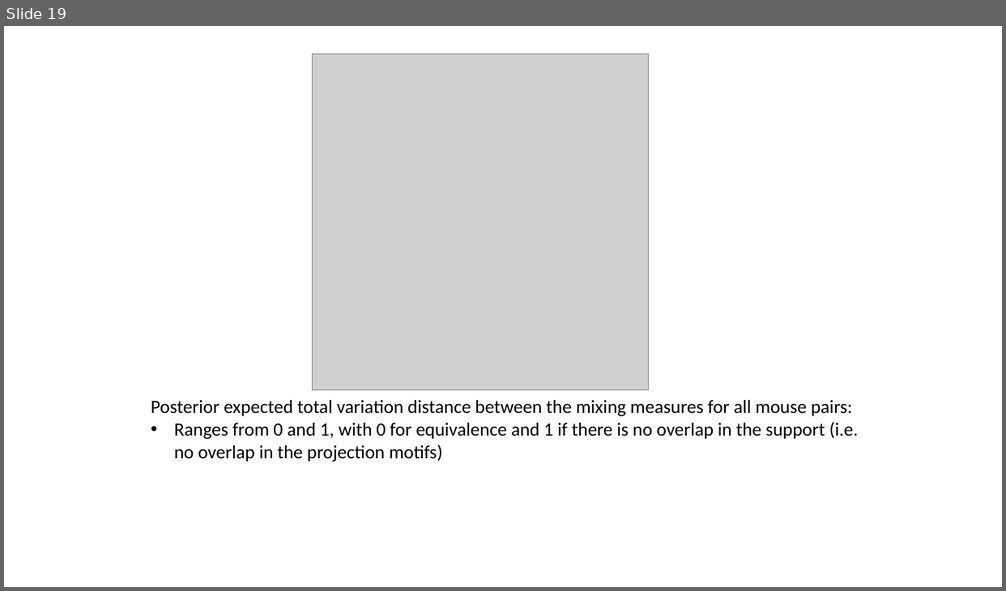
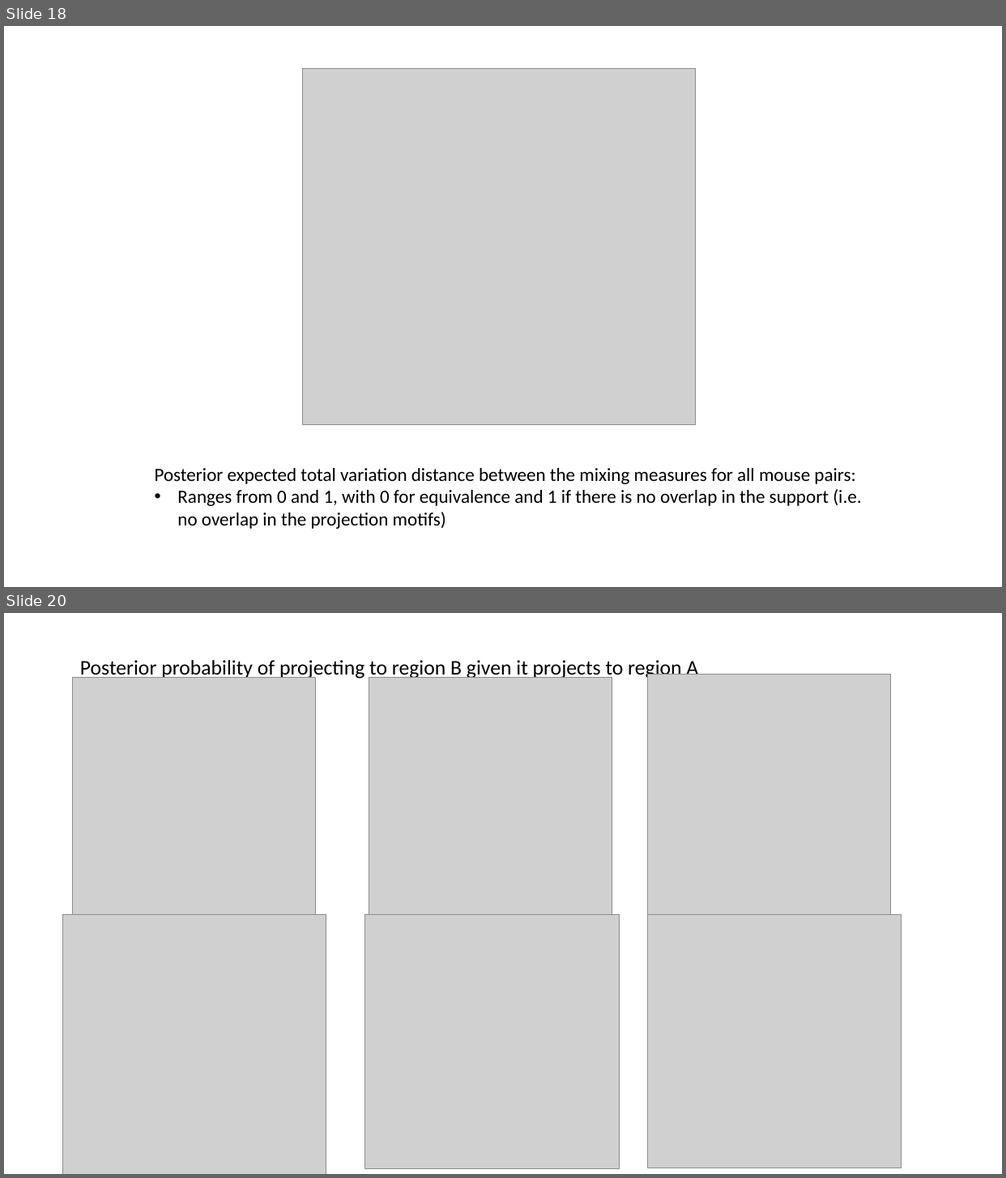
Before and after one commit to jinluliu550/MAPseq_analysis, a slide deck: jinlu/EC_new.pptx. Shown one above the other, each under a label of ours: slide 19 before the commit, slides 18 and 20 after it; the slides between them are not shown. The pictures are 1006x591 and 1006x1178 pixels, drawn with LibreOffice and Linux fonts; fonts in the diff are those of the drawing; grey boxes stand for pictures. Boxes give left, top, right and bottom in pixels: in the first picture for what was removed or moved away, otherwise in the second. Text is boxed around its words. In the diff, an @@ line names an element or a change of style, - is before the commit and + after.

```diff
--- a/jinlu/EC_new.pptx
+++ b/jinlu/EC_new.pptx
@@ slide 20 added at [4,613,1002,1174], background #FFFFFF @@
@@ title added at [80,658,698,679], 20 pt, text #000000 @@
+Posterior probability of projecting to region B given it projects to region A
@@ picture added at [73,677,316,921] @@
@@ picture added at [369,677,612,921] @@
@@ picture added at [648,675,891,918] @@
@@ picture added at [63,914,326,1174] @@
@@ picture added at [364,914,619,1169] @@
@@ picture added at [648,914,901,1169] @@
@@ what was slide 19 is now slide 18 @@
@@ slide 18 changed as well @@
@@ picture: place and size @@
-picture at [313,54,649,390]
+picture at [303,69,696,425]
@@ text "Posterior expected total variation distance ...": place and size @@
-text "Posterior expected total variation distance ..." at [151,400,858,462]
+text "Posterior expected total variation distance ..." at [155,468,861,529]
```
Also in this commit, not shown: 10 other slides changed, 2 other slides added, 2 slides removed, 24 other files.
